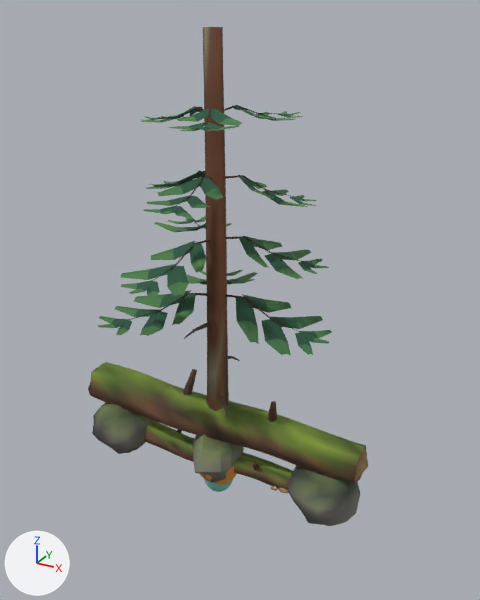
Before and after pictures for a commit that changed the glTF model src/assets/models/props.glb.
Before and after are seen from a 50 mm camera at (4.85, -8.05, 7.23) aimed at (0.32, 0.18, 3.12). Lighting does not change. The marker at lower left points along +X, +Y and +Z. The picture after the commit comes second.

The first picture shows 'arch', 'boulder', 'lane_tree', 'log' and 2 more.
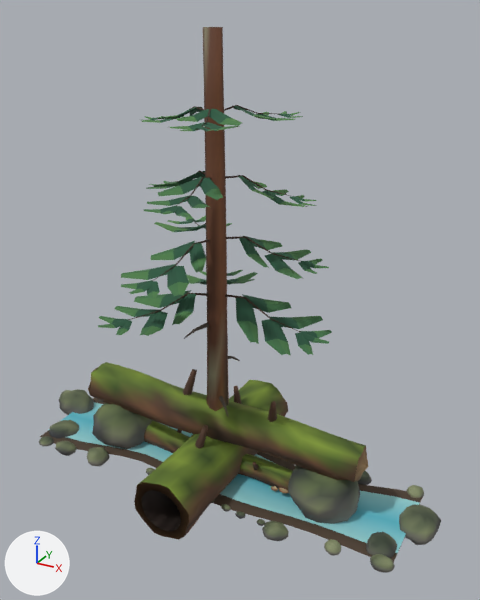
Pixel boxes [x1, y1, x2, y2] of what changed, in the pictures (480 x 600 px):
'creek', added
    after: [39, 389, 441, 573]
    faces in mat_rock: [39, 389, 441, 573]
    faces in mat_water: [48, 402, 420, 553]
'hollow_log', added
    after: [134, 380, 288, 540]
'boulder', unchanged, covered by the edit
    before: [192, 434, 244, 483]

Edits to the bpy script that builds the scene:
```text
Add mat_rock:
    mat_rock = bpy.data.materials.new('rock')
    # nodes: BsdfPrincipled, Mix, OutputMaterial, VertexColor
    # colours: white #e7e7e7, mixed with the vertex colours
Add mat_water:
    mat_water = bpy.data.materials.new('water')
    # nodes: BsdfPrincipled, Mix, OutputMaterial, VertexColor
    # colours: white #e7e7e7, mixed with the vertex colours
Add me_hollow_log:
    me_hollow_log.from_pydata(...)  # 530 vertices, 1564 faces; spans x -0.52..0.53, y -1.7..1.7, z -0.21..1.15
    me_hollow_log.materials.append(mat_prop)
Add me_creek:
    me_creek.from_pydata(...)  # 3750 vertices, 7296 faces; spans x -3.8..3.7, y -1.13..1.08, z -0.2..0.34
    # faces by material slot: [7232, 64]
    me_creek.materials.append(mat_rock)
    me_creek.materials.append(mat_water)
Add ob_hollow_log:
    ob_hollow_log = bpy.data.objects.new('hollow_log', me_hollow_log)
    ob_hollow_log.location = (0.0, 0.0, 0.0)
Add ob_creek:
    ob_creek = bpy.data.objects.new('creek', me_creek)
    ob_creek.location = (0.0, 0.0, 0.0)
```
